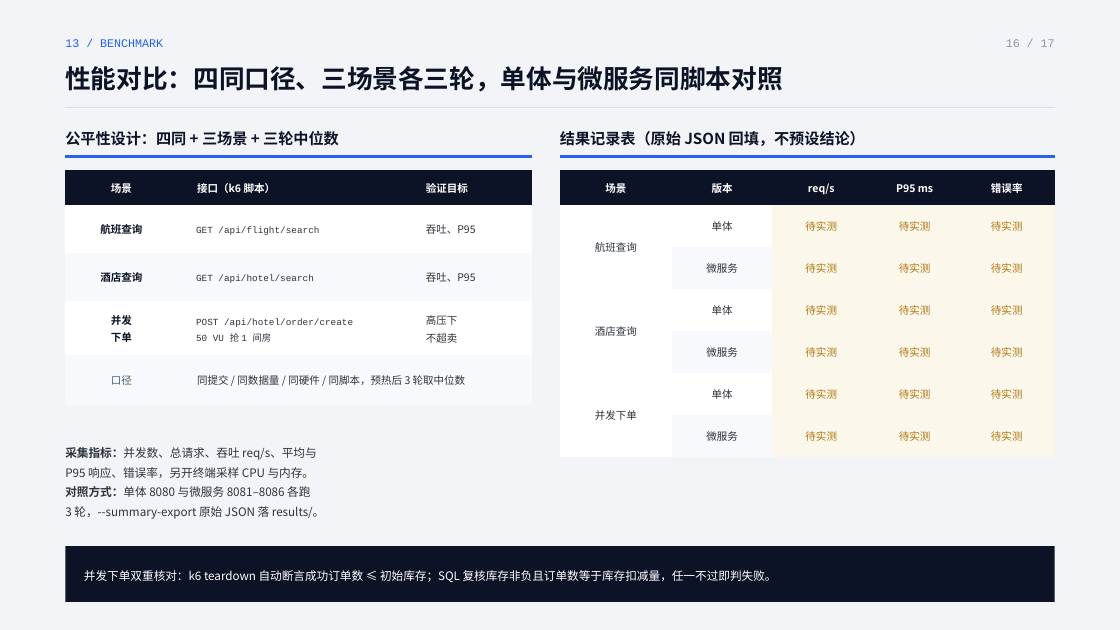
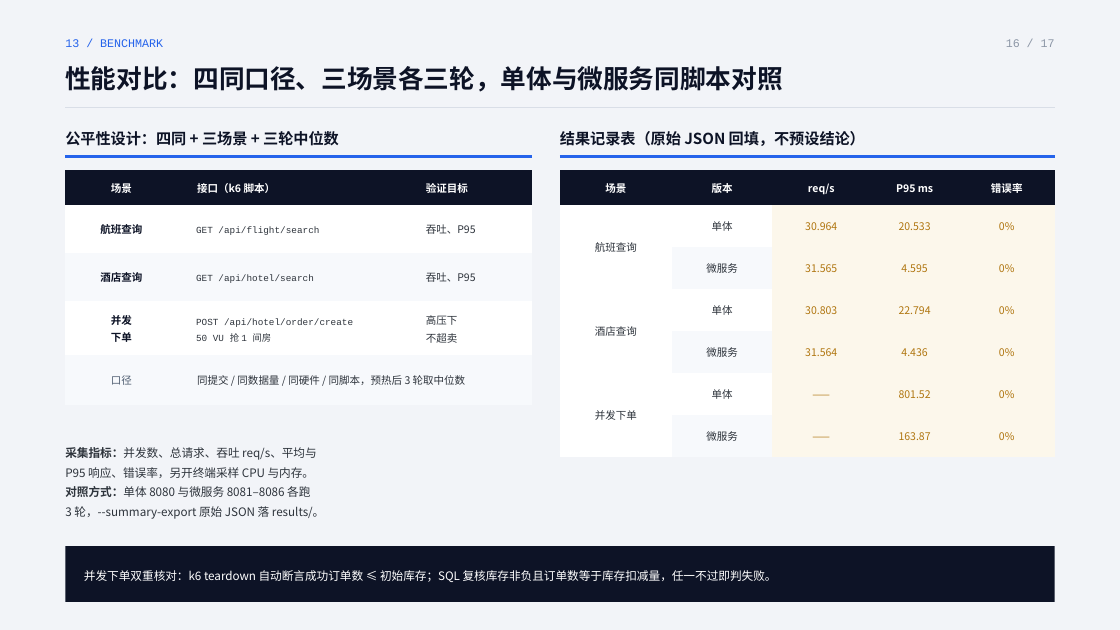
Before and after one commit to Miracle060811/Software_engineering, a slide deck: slide 16 of defense_ppt/export/TravelMate云原生改造-最终答辩-第5组.pptx. Drawn at 1120x630 pixels with LibreOffice and Linux fonts; fonts in the diff are those of the drawing. Boxes give left, top, right and bottom in pixels: in the first picture for what was removed or moved away, otherwise in the second. Text is boxed around its words. In the diff, an @@ line names an element or a change of style, - is before the commit and + after.

Commit message:
chore(ppt): 只保留一份答辩 PPT 并补齐性能数据
- 删除原始备份与已修改版副本，只留 TravelMate云原生改造-最终答辩-第5组.pptx
- 发现保留版第 16 页性能表全为"待实测"，已按三轮中位数回填：
  航班/酒店查询与并发下单（防超卖）三场景数据，与 04_tests 原始结果一致

```diff
--- a/defense_ppt/export/TravelMate云原生改造-最终答辩-第5组.pptx
+++ b/defense_ppt/export/TravelMate云原生改造-最终答辩-第5组.pptx
@@ table at (x1=560, y1=171, x2=1055, y2=458) @@
-row 2: 航班查询 | 单体 | 待实测 | 待实测 | 待实测
+row 2: 航班查询 | 单体 | 30.964 | 20.533 | 0%
-row 3:  | 微服务 | 待实测 | 待实测 | 待实测
+row 3:  | 微服务 | 31.565 | 4.595 | 0%
-row 4: 酒店查询 | 单体 | 待实测 | 待实测 | 待实测
+row 4: 酒店查询 | 单体 | 30.803 | 22.794 | 0%
-row 5:  | 微服务 | 待实测 | 待实测 | 待实测
+row 5:  | 微服务 | 31.564 | 4.436 | 0%
-row 6: 并发下单 | 单体 | 待实测 | 待实测 | 待实测
+row 6: 并发下单 | 单体 | —— | 801.52 | 0%
-row 7:  | 微服务 | 待实测 | 待实测 | 待实测
+row 7:  | 微服务 | —— | 163.87 | 0%
```
Also in this commit, not shown: 2 other files.
